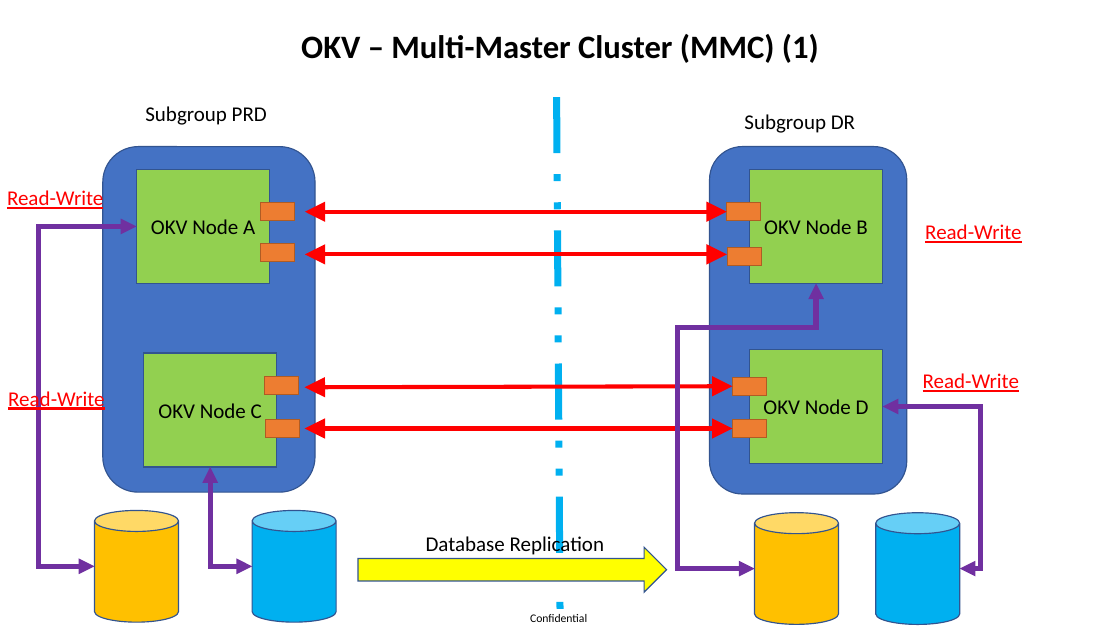
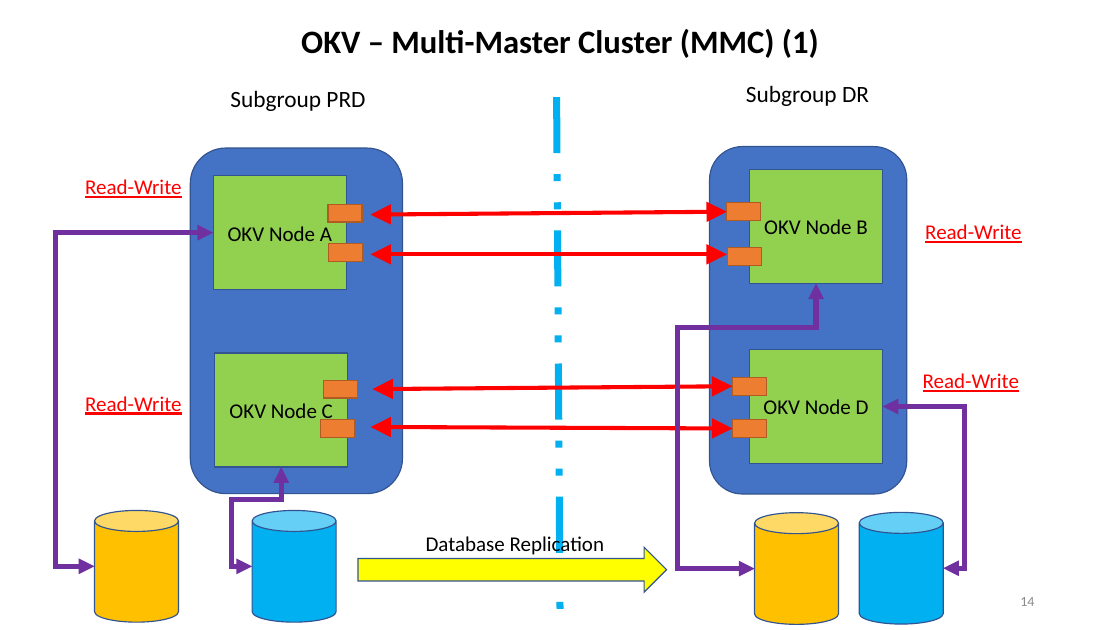
Before and after one commit to zizu1985/DOAG_OKV_EXACC, a slide deck: slide 14 of Oracle_Key_Vault_Overview.pptx. Drawn at 1120x630 pixels with LibreOffice and Linux fonts; fonts in the diff are those of the drawing; background and template pictures are left out. Boxes give left, top, right and bottom in pixels: in the first picture for what was removed or moved away, otherwise in the second. Text is boxed around its words. In the diff, an @@ line names an element or a change of style, - is before the commit and + after.

```diff
--- a/Oracle_Key_Vault_Overview.pptx
+++ b/Oracle_Key_Vault_Overview.pptx
@@ text "OKV – Multi-Master Cluster (MMC) ..." at box(301, 29, 819, 58): vertical alignment middle to bottom @@
@@ text "Subgroup PRD" at box(230, 90, 365, 111): size 18 to 20 pt @@
@@ text "Subgroup PRD": place and size @@
-text "Subgroup PRD" at box(145, 106, 267, 125)
+text "Subgroup PRD" at box(230, 90, 365, 111)
@@ text "Subgroup DR": place and size @@
-text "Subgroup DR" at box(744, 114, 855, 133)
+text "Subgroup DR" at box(746, 85, 869, 106)
@@ text "Subgroup DR" at box(746, 85, 869, 106): size 18 to 20 pt @@
@@ rounded rectangle: place and size @@
-rounded rectangle at box(103, 147, 315, 492)
+rounded rectangle at box(191, 148, 403, 493)
@@ text "Read-Write" rewrapped from box(7, 187, 103, 211) to box(85, 179, 181, 198) @@
@@ rectangle "OKV Node A": place and size @@
-rectangle "OKV Node A" at box(137, 170, 271, 284)
+rectangle "OKV Node A" at box(213, 176, 347, 290)
@@ 3 rectangles: place and size @@
-3 rectangles at box(144, 202, 295, 467)
+3 rectangles at box(214, 204, 363, 467)
@@ elbow double arrow moved from (95, 566) - (137, 227) to (95, 566) - (213, 233) @@
@@ double arrow moved from (305, 212) - (727, 212) to (371, 214) - (727, 212) @@
@@ double arrow moved from (305, 255) - (727, 255) to (371, 255) - (727, 255) @@
@@ text "Read-Write" rewrapped from box(8, 388, 104, 412) to box(85, 396, 181, 415) @@
@@ rectangle: place and size @@
-rectangle at box(265, 376, 299, 394)
+rectangle at box(323, 381, 358, 398)
@@ double arrow moved from (305, 387) - (733, 386) to (372, 389) - (733, 386) @@
@@ rectangle: place and size @@
-rectangle at box(266, 419, 300, 437)
+rectangle at box(321, 419, 355, 437)
@@ elbow double arrow moved from (960, 569) - (883, 407) to (944, 568) - (883, 407) @@
@@ double arrow moved from (305, 429) - (733, 429) to (371, 427) - (733, 429) @@
@@ elbow double arrow moved from (252, 566) - (210, 467) to (252, 566) - (281, 467) @@
@@ cylinder: place and size @@
-cylinder at box(876, 513, 960, 624)
+cylinder at box(860, 513, 944, 624)
@@ page number added at box(1020, 597, 1034, 606), 12 pt, text #8C8C8C @@
+14
@@ text removed at box(530, 614, 587, 622) @@
-Confidential
```
Also in this commit, not shown: 11 other slides changed.
